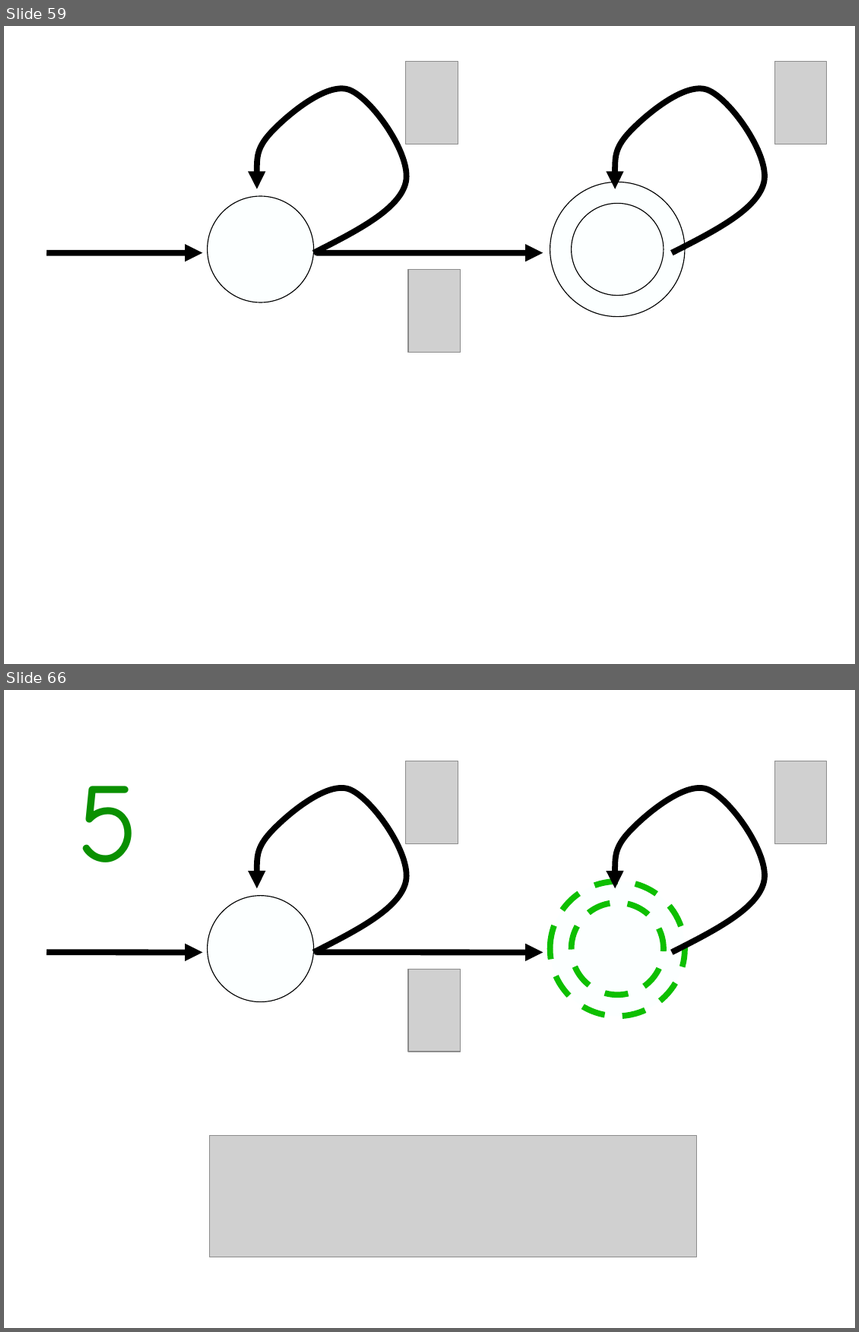
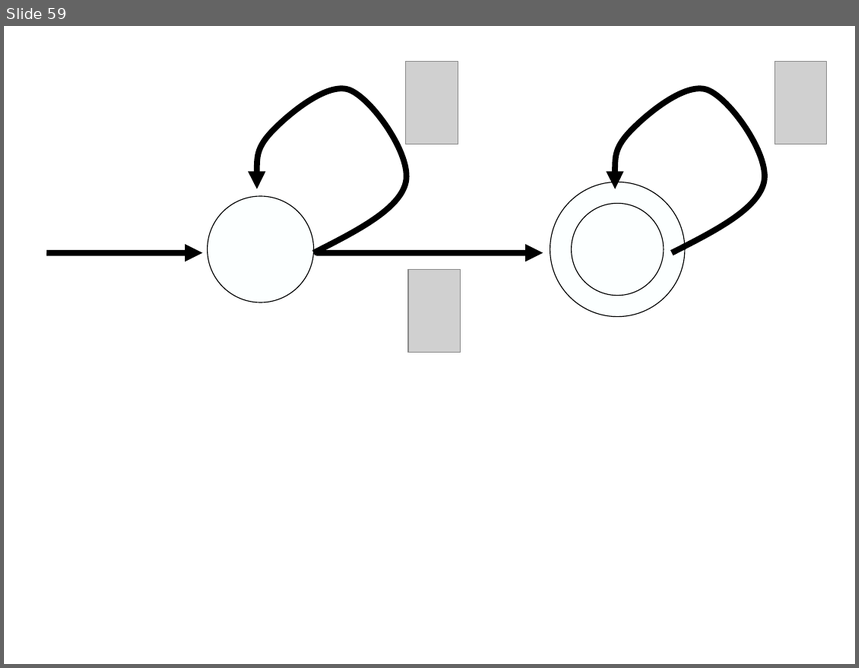
Before and after one commit to gcross/QC-Talks, a slide deck: GeneralExam/WeaponsOfMassSimulation.odp. Shown one above the other, each under a label of ours: slides 59 and 66 before the commit, slide 59 after it; the slides between them are not shown. The pictures are 859x1332 and 859x668 pixels, drawn with LibreOffice and Linux fonts; fonts in the diff are those of the drawing; grey boxes stand for pictures; background and template pictures are left out. Boxes give left, top, right and bottom in pixels: in the first picture for what was removed or moved away, otherwise in the second. Text is boxed around its words. In the diff, an @@ line names an element or a change of style, - is before the commit and + after.

```diff
--- a/GeneralExam/WeaponsOfMassSimulation.odp
+++ b/GeneralExam/WeaponsOfMassSimulation.odp
@@ slide 66 removed at bbox=[4, 690, 855, 1328], background picture (left out) @@
@@ picture removed at bbox=[406, 761, 458, 844] @@
@@ picture removed at bbox=[775, 761, 827, 844] @@
@@ text removed at bbox=[77, 786, 139, 863] @@
-5
@@ freeform shape removed at bbox=[256, 781, 411, 952] @@
@@ freeform shape removed at bbox=[614, 781, 770, 952] @@
@@ ellipse removed at bbox=[550, 882, 685, 1016] @@
@@ ellipse removed at bbox=[208, 896, 314, 1002] @@
@@ ellipse removed at bbox=[572, 903, 664, 995] @@
@@ arrow removed from (47, 952) to (202, 952) @@
@@ arrow removed from (316, 952) to (543, 952) @@
@@ picture removed at bbox=[408, 969, 460, 1052] @@
@@ picture removed at bbox=[210, 1136, 697, 1258] @@
```
Also in this commit, not shown: 12 slides changed, 1 slide added, 28 other slides removed.
